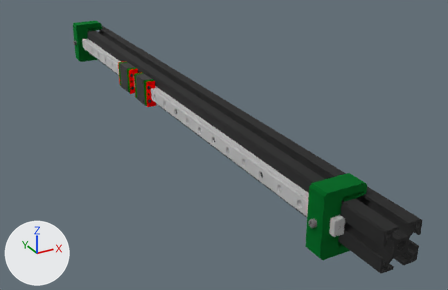
The glTF model Graphics/2_1_2.glb, before and after one commit.
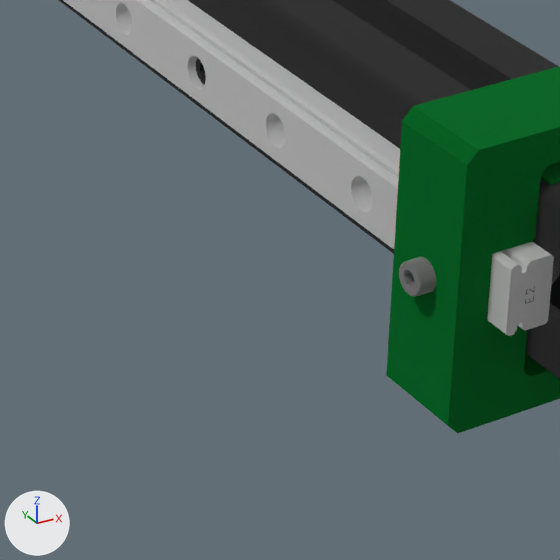
The first picture shows the older version from a 50 mm camera at (-0.246, -0.509, 0.508) aimed at (0.015, -0.034, 0.27). The close-ups show the older and then the newer version on the part from 48% to 77% of the width and 54% to 100% of the height of that picture. Only the edits that show in the close-ups are written down. The lights are fixed; the arrows at lower left show +X, +Y and +Z. Where no turn or scale is listed for an object, it has been applied to the vertices.

Objects in the first close-up: '01_02__XP__Alu_3030_Beam_1___V1.0 v14', '02_47__XP__Fix_MGN12_Rail___V1.0 v4', 'MGNR12R550HM_FILE_2 v3', '_WUERTH 00803  10 cylinder head screw DIN 912 M3x20 10.9 BLK' and 2 more.
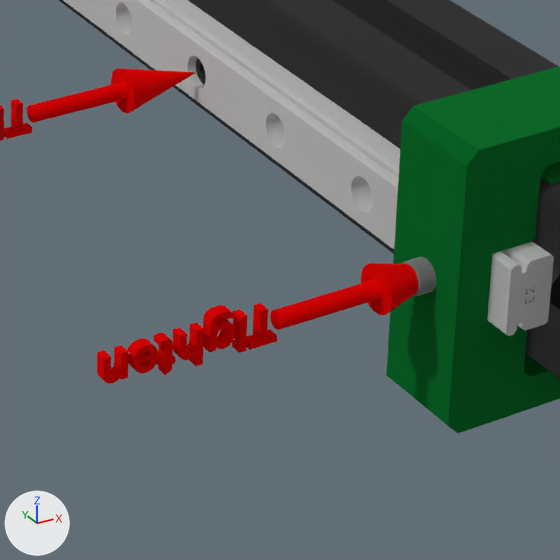
Diff of the bpy script that builds the scene:
```diff
--- a/Graphics/2_1_2.glb.py
+++ b/Graphics/2_1_2.glb.py
@@ ob_1_0_arrow_red_assemble_v082 @@
+ob_1_0_arrow_red_assemble_v082 = bpy.data.objects.new('1_0_Arrow_red-Assemble v082', me_1_0_arrow_red_assemble_v012_007)  # 16 vertices, 28 faces; spans x -0.00509..-0.00032, y -0.001..0.001, z -0.003..0.003; in mat_mat_10 (red #f00606)
+ob_1_0_arrow_red_assemble_v082.location = (-0.056, -0.235, 0.3025)
@@ ob_1_0_arrow_red_assemble_v081 @@
+ob_1_0_arrow_red_assemble_v081 = bpy.data.objects.new('1_0_Arrow_red-Assemble v081', me_1_0_arrow_red_assemble_v011_007)  # a box spanning x -0.00686..-0.00571, y -0.001..0.001, z -0.00135..0.003; in mat_mat_10 (red #f00606)
+ob_1_0_arrow_red_assemble_v081.location = (-0.056, -0.235, 0.3025)
@@ ob_1_0_arrow_red_assemble_v080 @@
+ob_1_0_arrow_red_assemble_v080 = bpy.data.objects.new('1_0_Arrow_red-Assemble v080', me_1_0_arrow_red_assemble_v010_007)  # 82 vertices, 160 faces; spans x -0.02968..-0.02572, y -0.001..0.001, z -0.00144..0.003; in mat_mat_10 (red #f00606)
+ob_1_0_arrow_red_assemble_v080.location = (-0.056, -0.235, 0.3025)
@@ ob_1_0_arrow_red_assemble_v079 @@
+ob_1_0_arrow_red_assemble_v079 = bpy.data.objects.new('1_0_Arrow_red-Assemble v079', me_1_0_arrow_red_assemble_v009_007)  # 72 vertices, 140 faces; spans x -0.02036..-0.0178, y -0.001..0.001, z -0.00288..0.0031; in mat_mat_10 (red #f00606)
+ob_1_0_arrow_red_assemble_v079.location = (-0.056, -0.235, 0.3025)
@@ ob_1_0_arrow_red_assemble_v078 @@
+ob_1_0_arrow_red_assemble_v078 = bpy.data.objects.new('1_0_Arrow_red-Assemble v078', me_1_0_arrow_red_assemble_v008_007)  # 144 vertices, 288 faces; spans x -0.02479..-0.02073, y -0.001..0.001, z -0.00144..0.0031; in mat_mat_10 (red #f00606)
+ob_1_0_arrow_red_assemble_v078.location = (-0.056, -0.235, 0.3025)
@@ ob_1_0_arrow_red_assemble_v077 @@
+ob_1_0_arrow_red_assemble_v077 = bpy.data.objects.new('1_0_Arrow_red-Assemble v077', me_1_0_arrow_red_assemble_v007_007)  # 80 vertices, 156 faces; spans x -0.01711..-0.01315, y -0.001..0.001, z -0.003..0.003; in mat_mat_10 (red #f00606)
+ob_1_0_arrow_red_assemble_v077.location = (-0.056, -0.235, 0.3025)
@@ ob_1_0_arrow_red_assemble_v076 @@
+ob_1_0_arrow_red_assemble_v076 = bpy.data.objects.new('1_0_Arrow_red-Assemble v076', me_1_0_arrow_red_assemble_v006_007)  # 214 vertices, 428 faces; spans x -0.01202..-0.00778, y -0.001..0.001, z -0.00144..0.00476; in mat_mat_10 (red #f00606)
+ob_1_0_arrow_red_assemble_v076.location = (-0.056, -0.235, 0.3025)
@@ ob_1_0_arrow_red_assemble_v075 @@
+ob_1_0_arrow_red_assemble_v075 = bpy.data.objects.new('1_0_Arrow_red-Assemble v075', me_1_0_arrow_red_assemble_v005_007)  # a box spanning x -0.00686..-0.00571, y -0.001..0.001, z -0.003..-0.00194; in mat_mat_10 (red #f00606)
+ob_1_0_arrow_red_assemble_v075.location = (-0.056, -0.235, 0.3025)
@@ ob_1_0_arrow_red_assemble_v074 @@
+ob_1_0_arrow_red_assemble_v074 = bpy.data.objects.new('1_0_Arrow_red-Assemble v074', me_1_0_arrow_red_assemble_v4_007)  # 159 vertices, 314 faces; spans x 0.0..0.033, y -0.004..0.004, z -0.004..0.004; in mat_mat_10 (red #f00606)
+ob_1_0_arrow_red_assemble_v074.location = (-0.056, -0.235, 0.3025)
@@ ob_1_0_arrow_red_assemble_v072 @@
+ob_1_0_arrow_red_assemble_v072 = bpy.data.objects.new('1_0_Arrow_red-Assemble v072', me_1_0_arrow_red_assemble_v012_007.copy())
+ob_1_0_arrow_red_assemble_v072.location = (-0.056, -0.16, 0.3025)
@@ ob_1_0_arrow_red_assemble_v071 @@
+ob_1_0_arrow_red_assemble_v071 = bpy.data.objects.new('1_0_Arrow_red-Assemble v071', me_1_0_arrow_red_assemble_v011_007.copy())
+ob_1_0_arrow_red_assemble_v071.location = (-0.056, -0.16, 0.3025)
@@ ob_1_0_arrow_red_assemble_v064 @@
+ob_1_0_arrow_red_assemble_v064 = bpy.data.objects.new('1_0_Arrow_red-Assemble v064', me_1_0_arrow_red_assemble_v4_007.copy())
+ob_1_0_arrow_red_assemble_v064.location = (-0.056, -0.16, 0.3025)
```

Boxes (x1, y1, x2, y2) around the edits, measured in the close-ups (560 x 560 px):
'1_0_Arrow_red-Assemble v074', added (red)
    after: (270, 263, 419, 330)
'1_0_Arrow_red-Assemble v064', added (red)
    after: (27, 68, 196, 123)
'1_0_Arrow_red-Assemble v076', added (red)
    after: (203, 305, 235, 352)
'1_0_Arrow_red-Assemble v077', added (red)
    after: (173, 322, 204, 366)
'1_0_Arrow_red-Assemble v080', added (red)
    after: (97, 345, 128, 384)
'1_0_Arrow_red-Assemble v078', added (red)
    after: (127, 338, 158, 373)
'1_0_Arrow_red-Assemble v082', added (red)
    after: (244, 303, 277, 350)
'1_0_Arrow_red-Assemble v072', added (red)
    after: (2, 99, 32, 139)
'1_0_Arrow_red-Assemble v079', added (red)
    after: (154, 333, 176, 375)
'1_0_Arrow_red-Assemble v081', added
    after: (233, 309, 247, 343)
'1_0_Arrow_red-Assemble v075', added
    after: (232, 340, 246, 353)
'1_0_Arrow_red-Assemble v071', added
    after: (0, 105, 4, 132)
